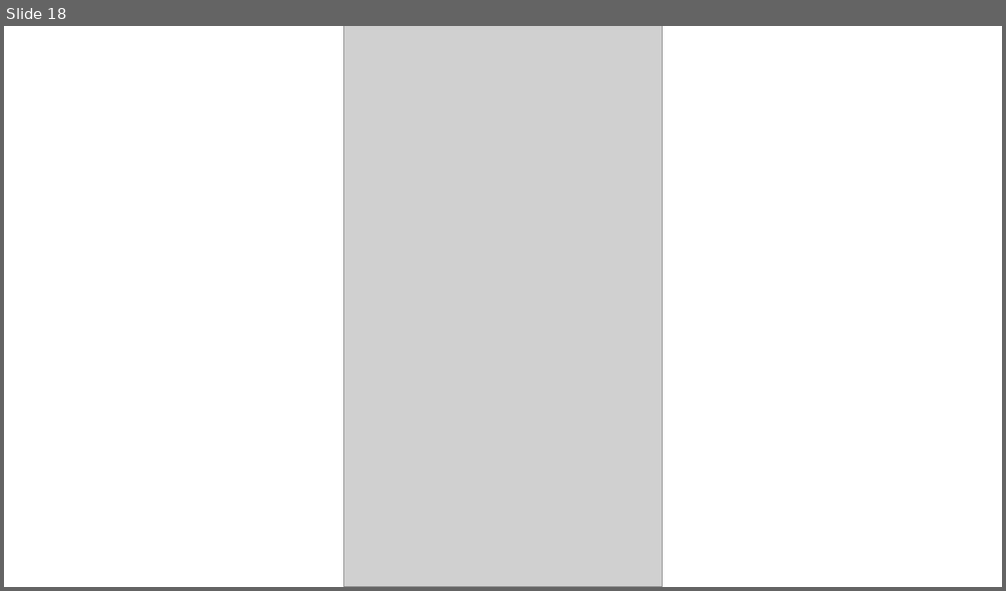
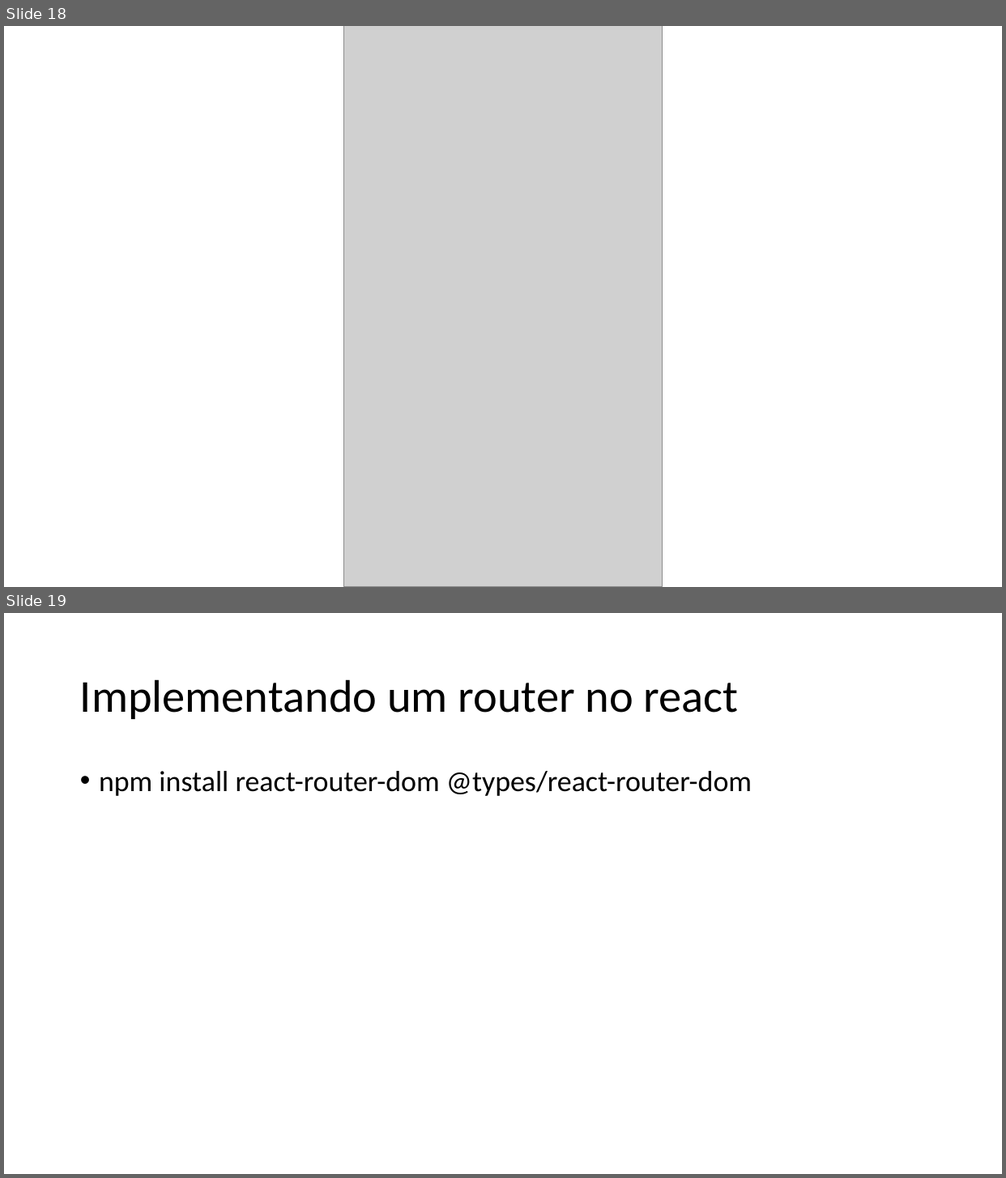
Before and after one commit to qmclouca/Prova-SENAC, a slide deck: prova-SENAC/Prova SENAC.pptx. Shown one above the other, each under a label of ours: slide 18 before the commit, slides 18 and 19 after it. The pictures are 1006x591 and 1006x1178 pixels, drawn with LibreOffice and Linux fonts; fonts in the diff are those of the drawing; grey boxes stand for pictures. Boxes give left, top, right and bottom in pixels: in the first picture for what was removed or moved away, otherwise in the second. Text is boxed around its words. In the diff, an @@ line names an element or a change of style, - is before the commit and + after.

Commit message:
Adicionando Router

```diff
--- a/prova-SENAC/Prova SENAC.pptx
+++ b/prova-SENAC/Prova SENAC.pptx
@@ slide 19 added at [4,613,1002,1174], background #FFFFFF @@
@@ title added at [80,679,739,719], 44 pt, text #000000 @@
+Implementando um router no react
@@ text added at [99,771,752,796], 28 pt, text #000000 @@
+• npm install react-router-dom @types/react-router-dom
```
Also in this commit, not shown: 6 other files.
